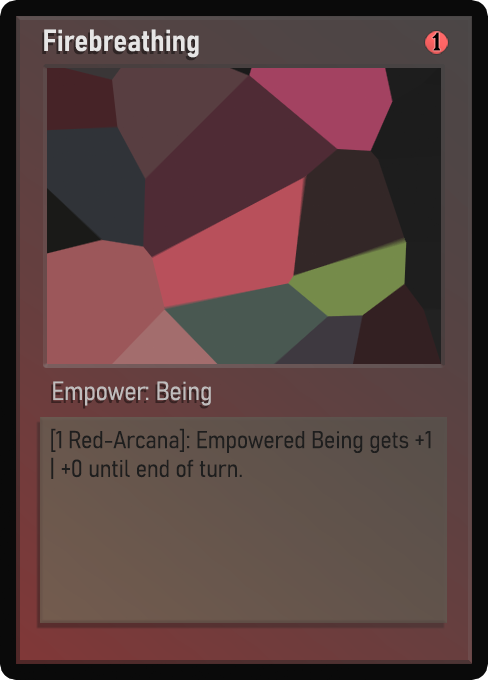
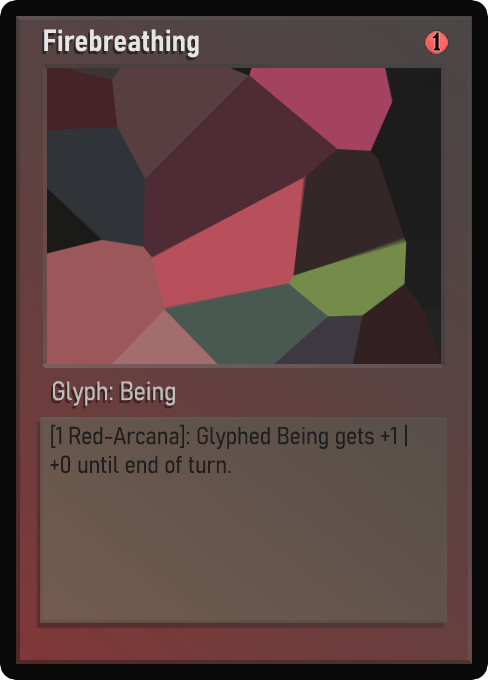
Layered file, before and after one edit (488 x 680). Changes by layer:
painted on "Class" over [53, 381, 211, 406]
painted on "Desc_norm" over [50, 424, 431, 479]
